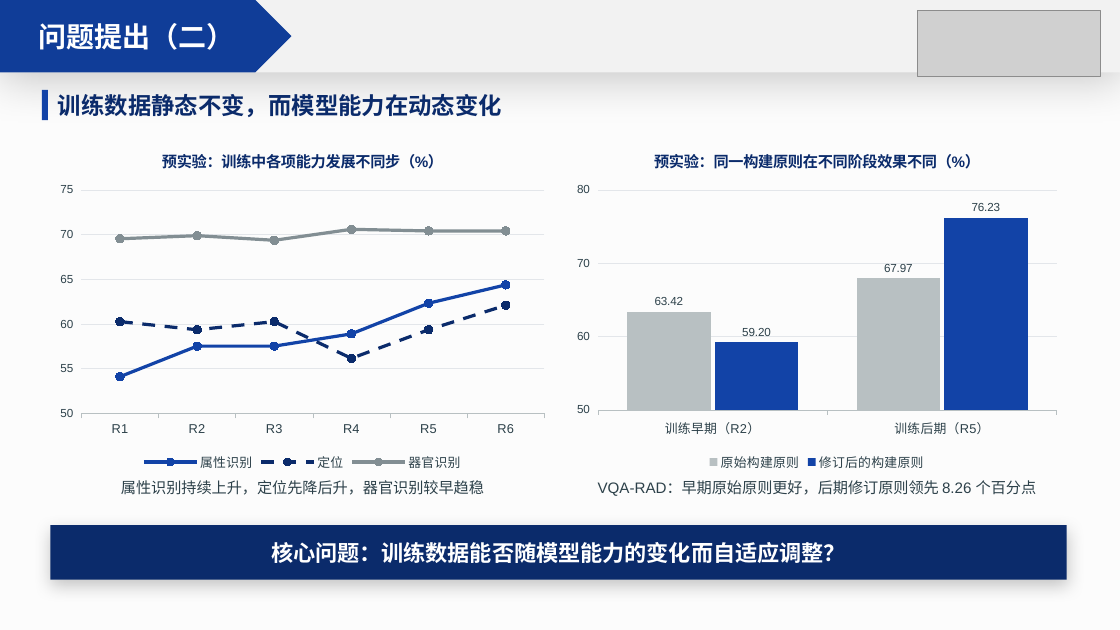
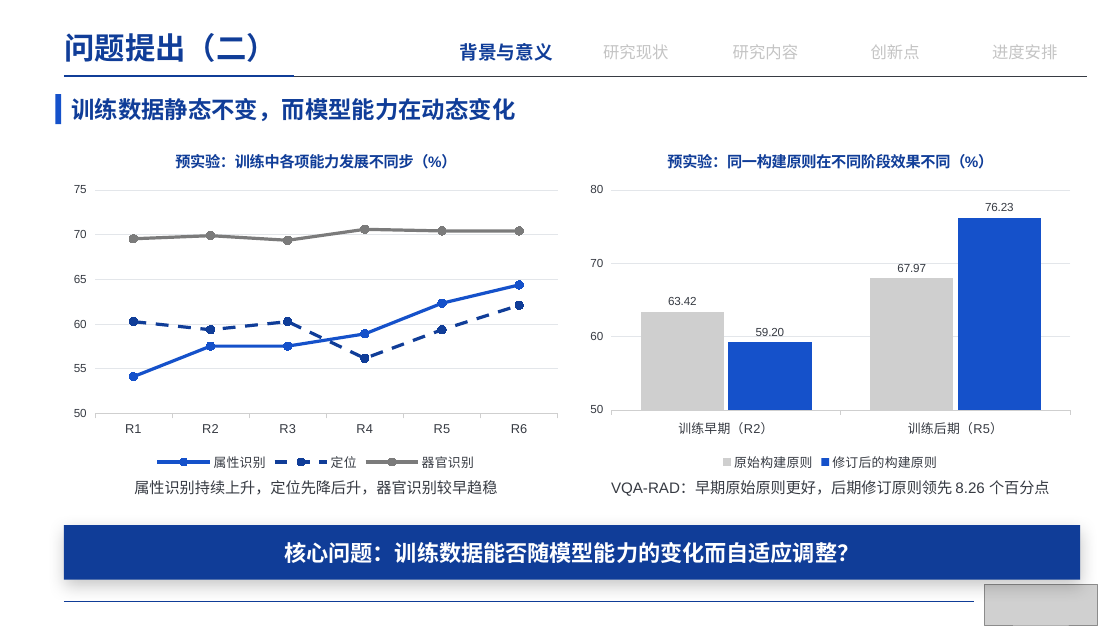
Before and after one commit to irving-2222/Graduation-Thesis, a slide deck: slide 6 of 开题答辩.pptx. Drawn at 1120x630 pixels with LibreOffice and Linux fonts; fonts in the diff are those of the drawing; grey boxes stand for pictures. Boxes give left, top, right and bottom in pixels: in the first picture for what was removed or moved away, otherwise in the second. Text is boxed around its words. In the diff, an @@ line names an element or a change of style, - is before the commit and + after.

```diff
--- a/开题答辩.pptx
+++ b/开题答辩.pptx
@@ rectangle removed at [0, 0, 1120, 630] @@
@@ rectangle removed at [0, 0, 1120, 72] @@
@@ text "问题提出（二）": place and size @@
-text "问题提出（二）" at [0, 0, 292, 72]
+text "问题提出（二）" at [65, 33, 277, 62]
@@ text "问题提出（二）" at [65, 33, 277, 62]: size 24 to 26 pt, text colour #FFFFFF to #103D98; alignment centre to left; line spacing 1 to 0.9; vertical alignment middle to top; fill #103D98 to none @@
@@ text added at [460, 43, 553, 61], 16 pt, text #103D98, bold @@
+背景与意义
@@ text added at [603, 44, 668, 59], 14 pt, text #C4C4C4 @@
+研究现状
@@ text added at [733, 44, 798, 59], 14 pt, text #C4C4C4 @@
+研究内容
@@ text added at [871, 45, 920, 59], 14 pt, text #C4C4C4 @@
+创新点
@@ text added at [992, 44, 1057, 59], 14 pt, text #C4C4C4 @@
+进度安排
@@ line added from (64, 76) to (1088, 76), #373B43 0.5 pt @@
@@ line added from (64, 76) to (293, 76), #103D98 1.75 pt @@
@@ text "训练数据静态不变，而模型能力在动态变化": place and size @@
-text "训练数据静态不变，而模型能力在动态变化" at [58, 94, 502, 117]
+text "训练数据静态不变，而模型能力在动态变化" at [71, 98, 515, 121]
@@ text "训练数据静态不变，而模型能力在动态变化" at [71, 98, 515, 121]: text colour #0B2B6B to #103D98 @@
@@ rectangle: place and size @@
-rectangle at [42, 90, 48, 120]
+rectangle at [55, 94, 61, 124]
@@ rectangle at [55, 94, 61, 124]: fill #1243A7 to #1551CA @@
@@ line chart at [64, 134, 568, 475] @@
@@ colour of 属性识别 #1243A7 to #1551CA @@
@@ colour of 定位 #0B2B6B to #103D98 @@
@@ colour of 器官识别 #828E93 to #7B7B7B @@
@@ category axis changed @@
@@ lettering changed @@
@@ column chart at [581, 134, 1081, 475] @@
@@ colour of 原始构建原则 #B8C0C2 to #CFCFCF @@
@@ colour of 修订后的构建原则 #1243A7 to #1551CA @@
@@ category axis changed @@
@@ lettering changed @@
@@ text "属性识别持续上升，定位先降后升，器官识别较早趋稳" at [134, 480, 497, 495]: text colour #2D414A to #373B43 @@
@@ 2 texts, 1 rectangle, 1 line chart, 1 column chart: place and size @@
-2 texts, 1 rectangle, 1 line chart, 1 column chart at [50, 134, 1067, 580]
+2 texts, 1 rectangle, 1 line chart, 1 column chart at [64, 134, 1081, 580]
@@ text "VQA-RAD：早期原始原则更好，后期修订原则领先 8.26 个百分点" at [611, 480, 1050, 496]: text colour #2D414A to #373B43 @@
@@ rectangle "核心问题：训练数据能否随模型能力的变化而自适应调整？" at [64, 525, 1081, 580]: fill #0B2B6B to #103D98 @@
@@ picture: place and size @@
-picture at [918, 10, 1101, 76]
+picture at [985, 584, 1097, 625]
@@ line added from (64, 602) to (974, 602), #103D98 0.5 pt @@
```
Also in this commit, not shown: 18 other slides changed, 3 slides added, 3 slides removed.
